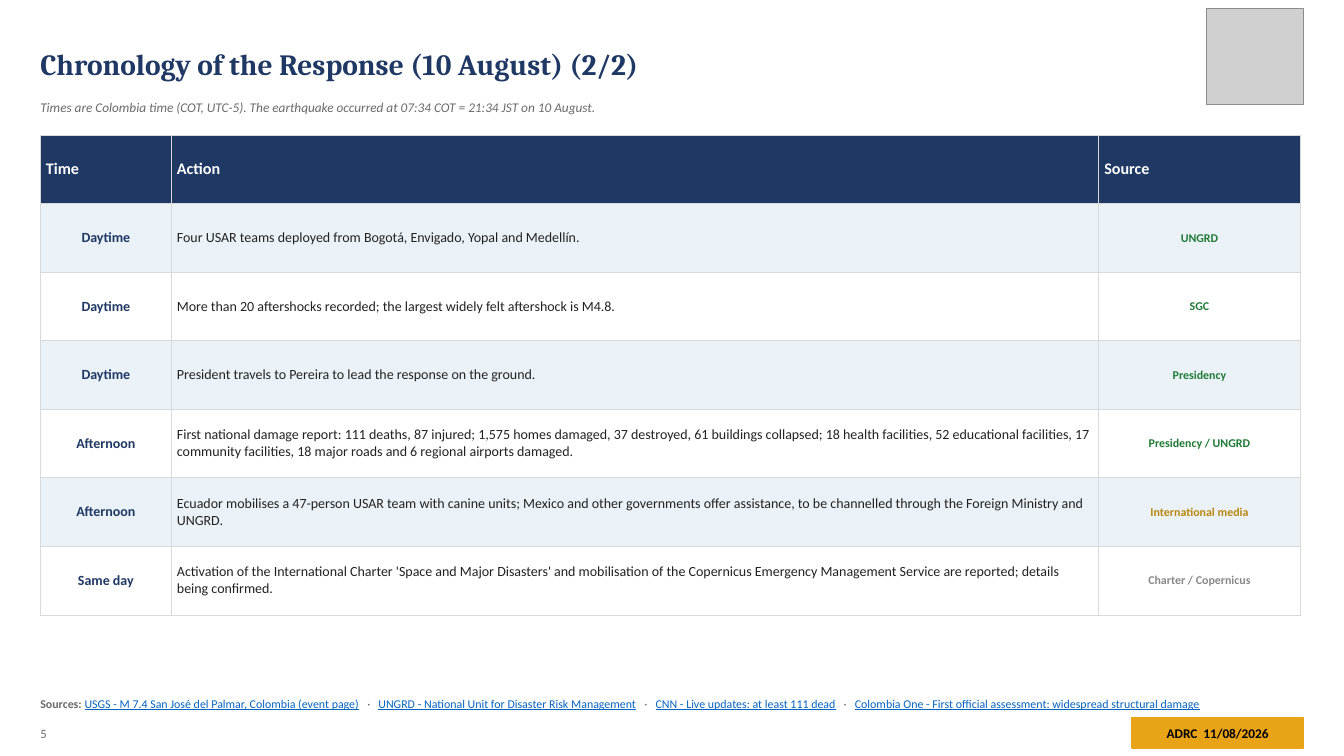
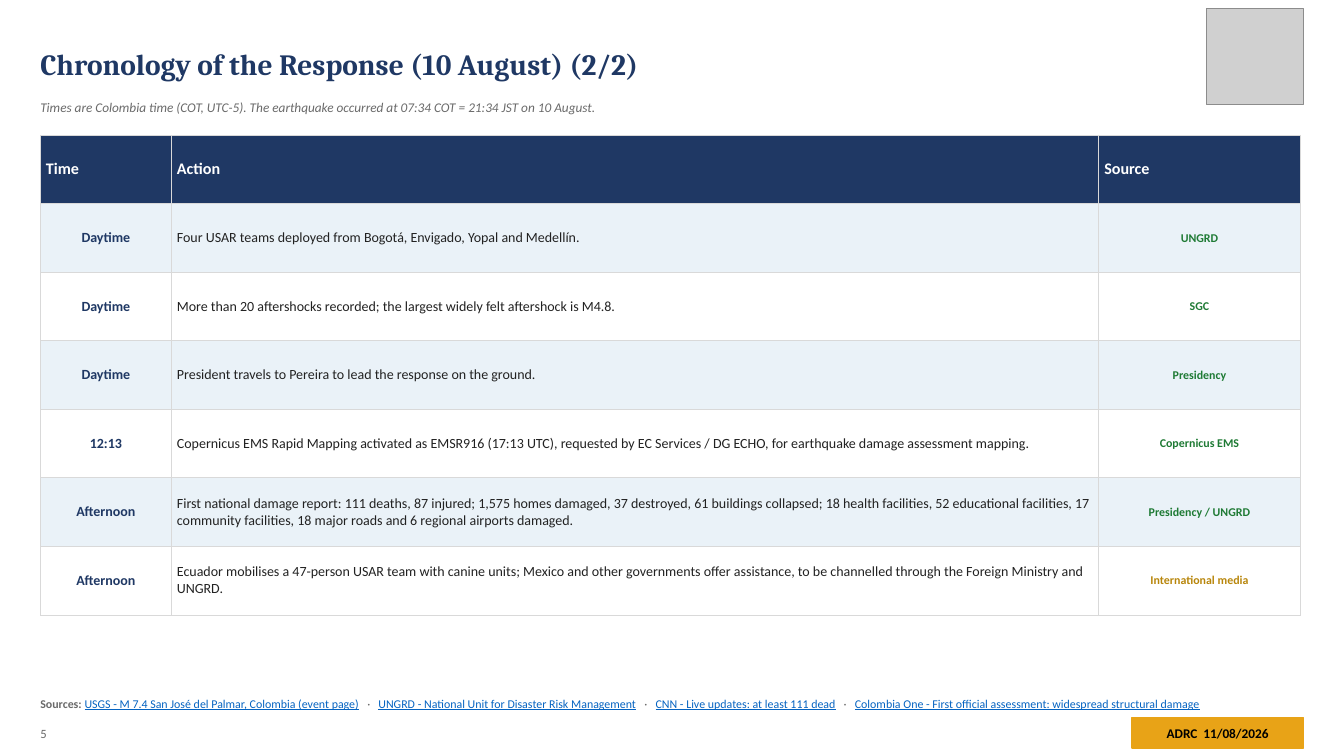
Before and after one commit to kochobi-max/whatsmap, a slide deck: slide 5 of reports/colombia_eq_20260810/output/ADRC_EQ_COL_Choco_20260810_EN.pptx. Drawn at 1344x756 pixels with LibreOffice and Linux fonts; fonts in the diff are those of the drawing; grey boxes stand for pictures. Boxes give left, top, right and bottom in pixels: in the first picture for what was removed or moved away, otherwise in the second. Text is boxed around its words. In the diff, an @@ line names an element or a change of style, - is before the commit and + after.

```diff
--- a/reports/colombia_eq_20260810/output/ADRC_EQ_COL_Choco_20260810_EN.pptx
+++ b/reports/colombia_eq_20260810/output/ADRC_EQ_COL_Choco_20260810_EN.pptx
@@ table at <box>40,135,1301,597</box> @@
+row 5: 12:13 | Copernicus EMS Rapid Mapping activated as EMSR916 (17:13 UTC), requested by EC Services / DG ECHO, for earthquake damage assessment mapping. | Copernicus EMS
-row 7: Same day | Activation of the International Charter 'Space and Major Disasters' and mobilisation of the Copernicus Emergency Management Service are reported; details being confirmed. | Charter / Copernicus
```
Also in this commit, not shown: 3 other slides changed, 7 other files.
